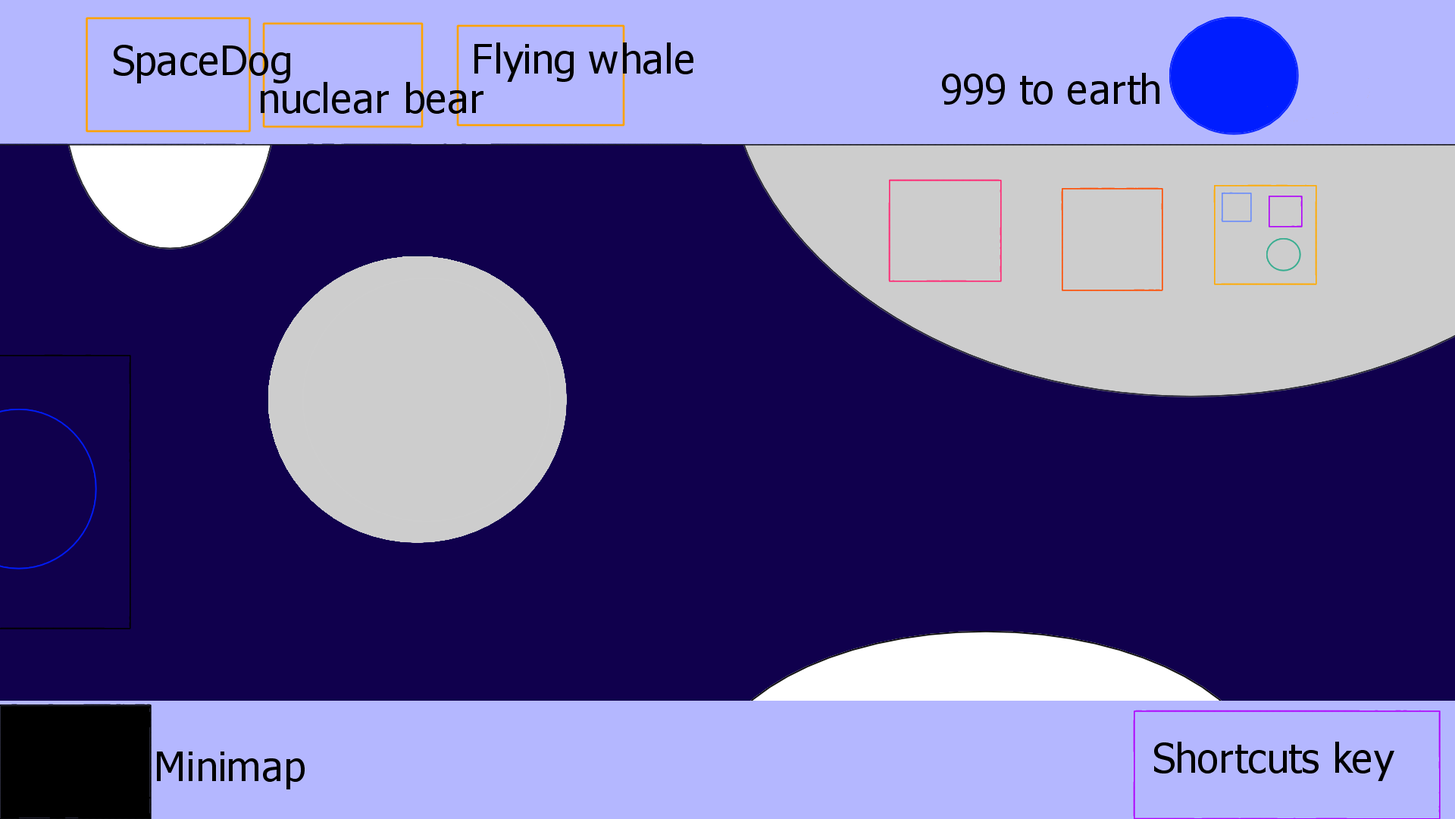
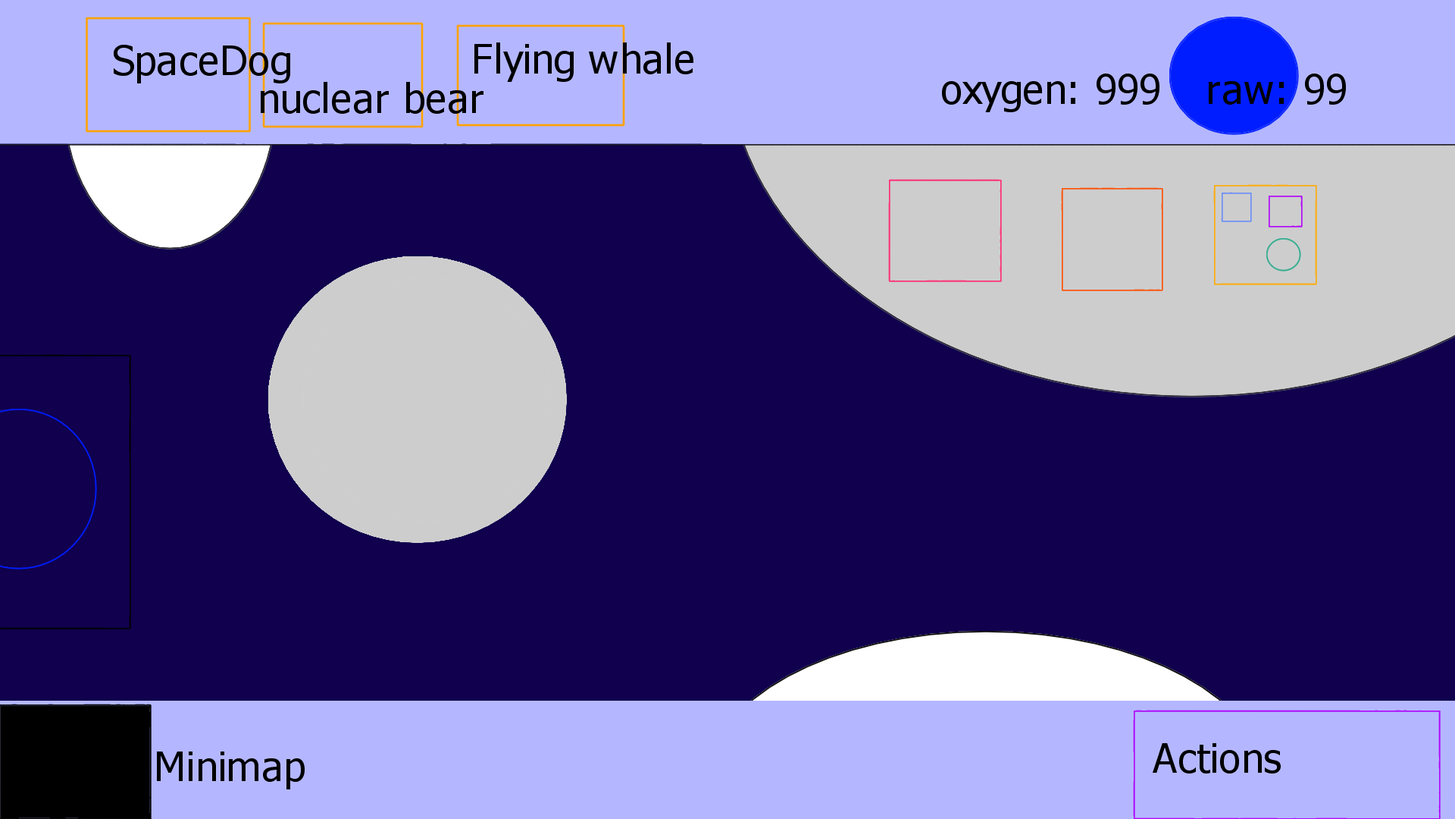
Layers edited between the first and the second 1455 × 819 image:
pixels changed over (942, 72, 1395, 781) (layer not identified)
